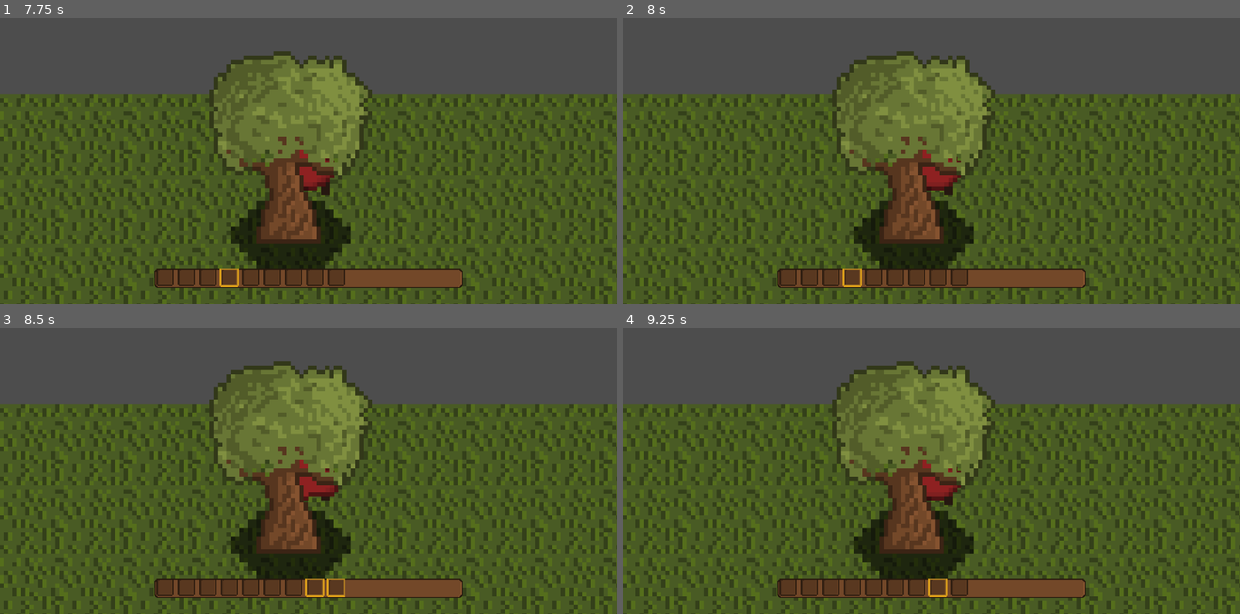
Above: before the commit, frames 1-4 (two rows, left to right).
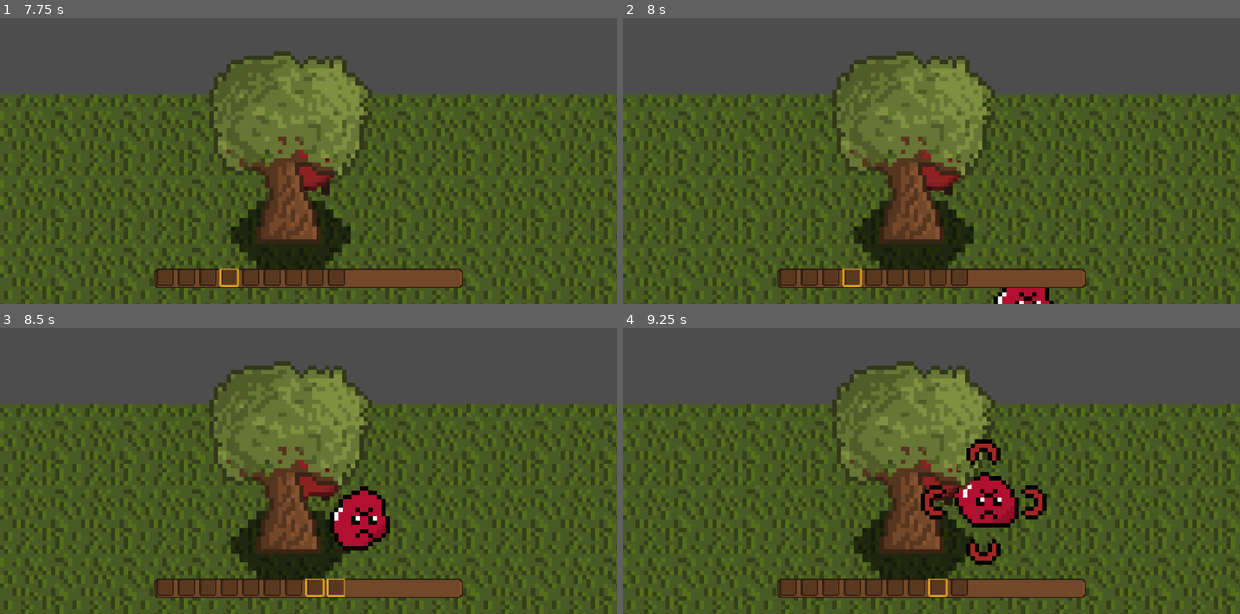
Above: after the commit, the same moments.

Repository: froffyman/fyp_summit
Game: Godot game, scene res://scenes/forest.tscn
Two runs of this game, one before a commit and one after it. Both use one fixed random seed, a clock stepped at 60 frames per second and the inputs below. This scene is started directly instead of the project's main scene.
Inputs (mouse positions are in pixels of both pictures, inside the frame that each line leads up to):
- Up to frame 1 (7.75 s): drag from (308, 135) to (370, 55) at 0.52 s; drag from (308, 278) to (277, 201) at 1.27 s; move the mouse to (166, 278) at 2.02 s; hold D (right) 2.03-2.75 s; tap Q (interact) at 2.1 s; click (166, 278) at 2.17 s; drag from (185, 278) to (123, 78) at 2.77 s; drag from (209, 278) to (339, 129) at 3.52 s; tap Enter at 4.25, 6.5 s; drag from (228, 278) to (215, 43) at 4.27 s; move the mouse to (252, 278) at 5.02 s; hold S (down) 5.03-5.75 s; tap 4 (slot_4) at 5.1 s; click (252, 278) at 5.17 s; tap Space at 5.75, 7.25 s; drag from (271, 278) to (185, 149) at 5.77 s; drag from (296, 278) to (370, 55) at 6.52 s; drag from (314, 278) to (277, 201) at 7.27 s
- Up to frame 2 (8 s): no input
- Up to frame 3 (8.5 s): move the mouse to (339, 588) at 8.02 s; hold S (down) from 8.03 s (still down); tap 8 (slot_8) at 8.1 s; click (339, 588) at 8.17 s
- Up to frame 4 (9.25 s): release S (down) at 8.75 s; drag from (900, 511) to (746, 388) at 8.77 s

Frame 1 is identical in both runs. In frame 2, 0.5% of the frame differs, in the area x 60-70%, y 94-100%; in frame 3, 1.6%; in frame 4, 2.9%, in the area x 48-69%, y 38-83%.

Commit message:
(v0.1.2_2) Enemy Spawning completed
Autoload worked as intended. Enemy spawning is now functional, although the only enemy is the red slime and spawn timings are definitely off.

Diff:
--- a/project.godot
+++ b/project.godot
@@ -20,6 +20,7 @@
 SignalManager="*res://scripts/signal_manager.gd"
 NavManager="*res://scripts/NavManager.gd"
 SaveManager="*res://scripts/SaveManager.gd"
+EnemyListManager="*res://scripts/EnemyListManager.gd"
 
 [display]
 
--- a/scenes/enemy_spawner.tscn
+++ b/scenes/enemy_spawner.tscn
@@ -1,12 +1,9 @@
-[gd_scene load_steps=3 format=3 uid="uid://utqa3fs85f4l"]
+[gd_scene load_steps=2 format=3 uid="uid://utqa3fs85f4l"]
 
 [ext_resource type="Script" path="res://scripts/enemy_spawner.gd" id="1_wx4p8"]
-[ext_resource type="PackedScene" uid="uid://co0mvnuqkcli1" path="res://scenes/player_detect_component.tscn" id="1_ycu1r"]
 
-[node name="EnemySpawner" type="Node2D"]
+[node name="EnemySpawner" type="Area2D"]
 script = ExtResource("1_wx4p8")
 
-[node name="PlayerDetectComponent" parent="." instance=ExtResource("1_ycu1r")]
-unique_name_in_owner = true
-
-[connection signal="player_entered" from="PlayerDetectComponent" to="." method="_on_player_detect_component_player_entered"]
+[connection signal="body_entered" from="." to="." method="_on_body_entered"]
+[connection signal="body_exited" from="." to="." method="_on_body_exited"]
--- a/scenes/forest.tscn
+++ b/scenes/forest.tscn
@@ -1,10 +1,11 @@
-[gd_scene load_steps=20 format=3 uid="uid://lqv5e136tayp"]
+[gd_scene load_steps=22 format=3 uid="uid://lqv5e136tayp"]
 
 [ext_resource type="Texture2D" uid="uid://b6kpn3qdayjrf" path="res://assets/sprites/backgrounds/tilemap_water_grass.png" id="1_ckx3u"]
 [ext_resource type="Script" path="res://scripts/forest.gd" id="1_jfjeh"]
 [ext_resource type="Texture2D" uid="uid://cx1bv2xujbd0b" path="res://assets/sprites/backgrounds/house_tileset.png" id="2_bil54"]
 [ext_resource type="PackedScene" uid="uid://b3o8q1nxpahh2" path="res://scenes/gateway.tscn" id="2_n0f1a"]
 [ext_resource type="PackedScene" uid="uid://nx8on6y4nmpg" path="res://scenes/player.tscn" id="3_i2jhd"]
+[ext_resource type="PackedScene" uid="uid://utqa3fs85f4l" path="res://scenes/enemy_spawner.tscn" id="4_helcp"]
 [ext_resource type="PackedScene" uid="uid://bt0sbogjkuwmx" path="res://scenes/tree.tscn" id="4_u16ea"]
 [ext_resource type="PackedScene" uid="uid://bdpwkjkfdp5kw" path="res://scenes/spawn_path.tscn" id="5_0d1n8"]
 [ext_resource type="PackedScene" uid="uid://ductd5j8mmtmr" path="res://scenes/willow_tree.tscn" id="5_sqy7v"]
@@ -66,6 +67,9 @@
 sources/1 = SubResource("TileSetAtlasSource_31ybh")
 sources/0 = SubResource("TileSetAtlasSource_c8q0x")
 
+[sub_resource type="RectangleShape2D" id="RectangleShape2D_r5nds"]
+size = Vector2(949, 170)
+
 [sub_resource type="TileSetScenesCollectionSource" id="TileSetScenesCollectionSource_2vycq"]
 scenes/1/scene = ExtResource("4_u16ea")
 scenes/2/scene = ExtResource("5_sqy7v")
@@ -92,13 +96,23 @@
 format = 2
 layer_0/tile_data = PackedInt32Array(131072, 1, 0, 196608, 1, 0, 262144, 1, 0, 327680, 1, 0, 393216, 1, 0, 458752, 1, 0 …(191875 unchanged characters)…
 
+[node name="EnemySpawner" parent="." node_paths=PackedStringArray("spawn_zone") instance=ExtResource("4_helcp")]
+position = Vector2(177, 112)
+spawn_zone = NodePath("../Player/SpawnPath")
+enemy_list_path = "Basic_Enemies"
+
+[node name="CollisionShape2D" type="CollisionShape2D" parent="EnemySpawner"]
+position = Vector2(269.5, -24)
+shape = SubResource("RectangleShape2D_r5nds")
+
 [node name="Player" parent="." instance=ExtResource("3_i2jhd")]
 unique_name_in_owner = true
 
 [node name="Camera2D" type="Camera2D" parent="Player"]
 zoom = Vector2(4, 4)
 
-[node name="SpawnPath" parent="Player" instance=ExtResource("5_0d1n8")]
+[node name="SpawnPath" parent="Player" node_paths=PackedStringArray("scene_parent") instance=ExtResource("5_0d1n8")]
+scene_parent = NodePath("../..")
 
 [node name="TreeTileMap" type="TileMap" parent="."]
 tile_set = SubResource("TileSet_xfbxf")
--- a/scripts/EnemyListManager.gd
+++ b/scripts/EnemyListManager.gd
@@ -1 +1,15 @@
 extends Node
+
+const list_disct = {
+	"Basic_Enemies" = BASIC_ENEMIES
+}
+
+const BASIC_ENEMIES = [
+	preload("res://scenes/red_slime.tscn")
+]
+
+func get_list(list_key: String):
+	if list_disct[list_key]:
+		return list_disct[list_key]
+	else:
+		return null
--- a/scripts/enemy_spawner.gd
+++ b/scripts/enemy_spawner.gd
@@ -1,16 +1,28 @@
 extends Node2D
 
-@onready var player_detection = %PlayerDetectComponent
 @export var spawn_zone: Path2D
-@export var enemy_list: EnemyList
+@export var enemy_list_path: String
 
-@export var detection_zone: CollisionShape2D
+var enemy_list
 
 func _ready():
-	if detection_zone:
-		player_detection.add_child(detection_zone)
+	if enemy_list_path:
+		enemy_list = EnemyListManager.get_list(enemy_list_path)
+		if enemy_list == null:
+			enemy_list = [preload("res://scenes/red_slime.tscn")]
 
-func _on_player_detect_component_player_entered():
-	if spawn_zone:
-		if spawn_zone.has_method("update_enemy_list"):
-			spawn_zone.update_enemy_list(enemy_list)
+
+func _on_body_entered(body):
+	if body is Player:
+		if spawn_zone:
+			if spawn_zone.has_method("update_enemy_list"):
+				spawn_zone.update_enemy_list(enemy_list)
+			if spawn_zone.has_method("spawn_toggle"):
+				spawn_zone.spawn_toggle(true)
+
+
+func _on_body_exited(body):
+	if body is Player:
+		if spawn_zone:
+			if spawn_zone.has_method("spawn_toggle"):
+				spawn_zone.spawn_toggle(false)
--- a/scripts/spawn_path.gd
+++ b/scripts/spawn_path.gd
@@ -1,21 +1,30 @@
 extends Path2D
 
-var enemy_list: EnemyList
+var enemy_list
 var can_spawn: bool = false
+
+@export var scene_parent: Node2D
 
 @onready var path_follow: PathFollow2D = %PathFollow2D
 @onready var spawn_timer: Timer = %EnemySpawn
 
-func update_enemy_list(new_list: EnemyList):
+func update_enemy_list(new_list):
 	enemy_list = new_list
 
 func spawn_toggle(val: bool):
 	can_spawn = val
+	if can_spawn:
+		spawn_timer.start()
+	else:
+		spawn_timer.stop()
 
 
 func _on_enemy_spawn_timeout():
-	if can_spawn:
-		var spawn_chance = randi_range(1, 2)
-		if spawn_chance == 1:
-			const enemy_path = "res://scenes/red_slime.tscn"
-			var enemy = preload(enemy_path)
+	if scene_parent:
+		if can_spawn:
+			var spawn_chance = randi_range(1, 2)
+			if spawn_chance == 1:
+				var enemy = enemy_list.pick_random().instantiate()
+				path_follow.progress_ratio = randf()
+				scene_parent.add_child(enemy)
+				enemy.global_position = path_follow.global_position
